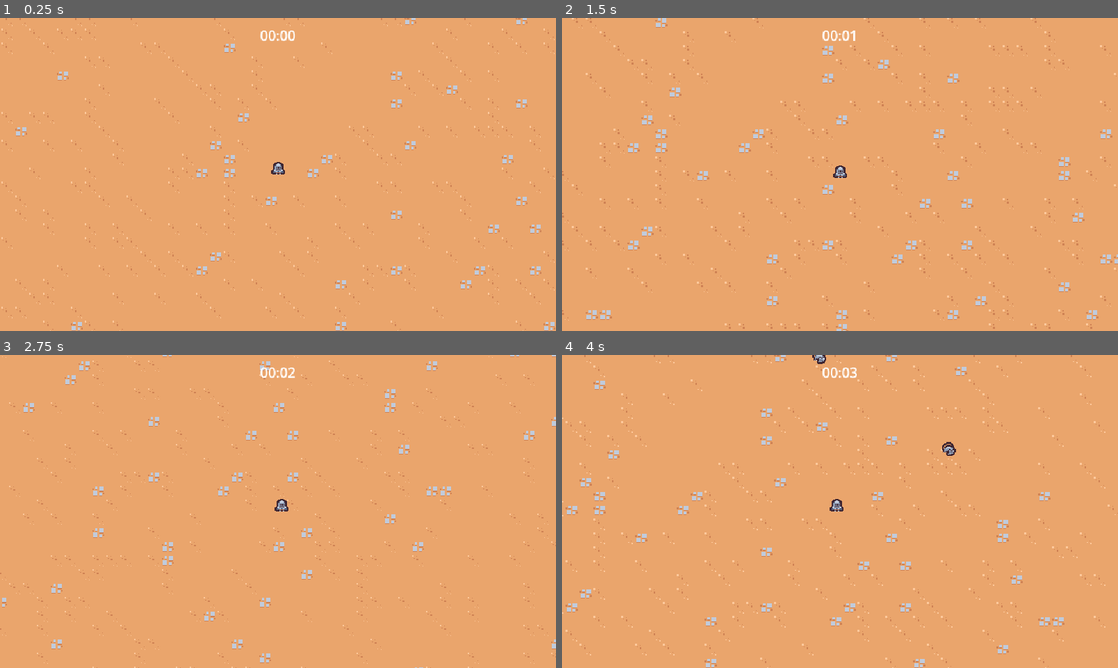
Above: before the commit, frames 1-4 (two rows, left to right).
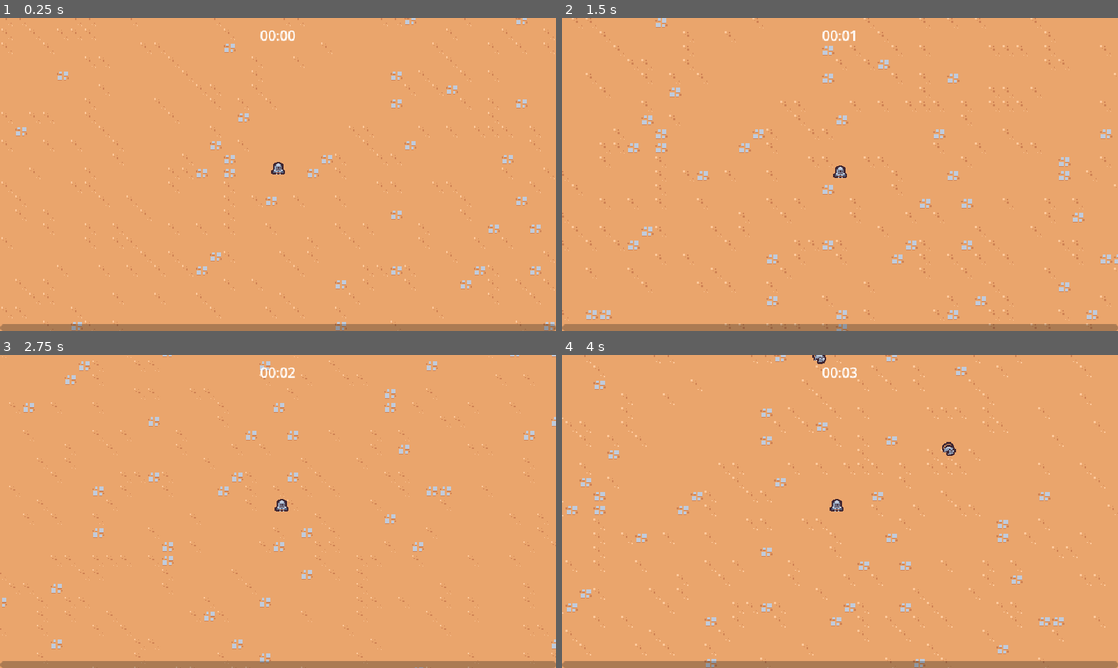
Above: after the commit, the same moments.

Repository: sebasvelasco353/2DSurvivorsCourse
Game: Godot game, scene res://scenes/main/main.tscn
Same seed, same stepped clock (60 frames per second), same inputs: the game is played once before the commit and once after it.
Inputs:
- Up to frame 1 (0.25 s): no input
- Up to frame 2 (1.5 s): tap Enter at 0.5 s; hold D (move_right) 0.53-1.28 s; hold S (move_down) from 1.28 s (still down)
- Up to frame 3 (2.75 s): release S (move_down) at 2.03 s; hold D (move_right) from 2.03 s (still down)
- Up to frame 4 (4 s): release D (move_right) at 2.78 s; hold W (move_up) 2.78-3.53 s; hold A (move_left) from 3.53 s (still down)

The runs differ from the first frame. In frame 1, 2.2% of the frame differs, in the area x 0-100%, y 97-100%; in frame 2, 2.2%; in frame 3, 2.2%; in frame 4, 2.2%.

Commit message:
Finished video 20: Experience Bar

Diff:
--- a/scenes/main/main.tscn
+++ b/scenes/main/main.tscn
@@ -7,11 +7,15 @@
 [ext_resource type="PackedScene" uid="uid://cpclgv1jw8k2h" path="res://scenes/ui/arena_time_ui.tscn" id="1_d1ykh"]
 [ext_resource type="PackedScene" uid="uid://dyrqi0jil0jwm" path="res://scenes/game_object/game_camera/game_camera.tscn" id="1_hx2yp"]
 [ext_resource type="PackedScene" uid="uid://cyha6wvy7r37j" path="res://scenes/manager/experience_manager.tscn" id="2_qplwi"]
+[ext_resource type="PackedScene" uid="uid://shrn4k72r4xb" path="res://scenes/ui/experience_bar.tscn" id="8_wr4qd"]
 
 [node name="Main" type="Node"]
 
 [node name="ArenaTimeUI" parent="." node_paths=PackedStringArray("arena_time_manager") instance=ExtResource("1_d1ykh")]
 arena_time_manager = NodePath("../ArenaTimeManager")
+
+[node name="ExperienceBar" parent="." node_paths=PackedStringArray("experience_manager") instance=ExtResource("8_wr4qd")]
+experience_manager = NodePath("../ExperienceManager")
 
 [node name="ExperienceManager" parent="." instance=ExtResource("2_qplwi")]
 
--- a/scenes/manager/experience_manager.gd
+++ b/scenes/manager/experience_manager.gd
@@ -1,12 +1,24 @@
 extends Node
+
+signal experience_updated(current_experience:float, target_experience:float)
+
+const TARGET_EXPERIENCE_GROWTH = 5
+
 var current_experience: int = 0
+var current_level:int = 1
+var target_experience:int = 5
 
 func _ready():
 	GameEvents.experience_vial_collected.connect(on_experience_vial_collected)
 
 func increment_experience(number:int):
-	current_experience += number
-	print(current_experience)
+	current_experience = min(current_experience + number, target_experience)
+	experience_updated.emit(current_experience, target_experience)
+	if current_experience == target_experience:
+		current_level += 1
+		target_experience += TARGET_EXPERIENCE_GROWTH
+		current_experience = 0
+		experience_updated.emit(current_experience, target_experience)
 
 func on_experience_vial_collected(number:int):
 	increment_experience(number)
--- /dev/null
+++ b/scenes/ui/experience_bar.gd
@@ -0,0 +1,16 @@
+extends CanvasLayer
+
+@export var experience_manager: Node
+@onready var progress_bar = %ProgressBar
+
+func _ready():
+	progress_bar.value = 0
+	experience_manager.experience_updated.connect(on_experience_updated)
+
+func on_experience_updated(current_experience:float, target_experience:float):
+	if target_experience == 0:
+		return
+
+	var percent = current_experience/target_experience
+	print(percent)
+	progress_bar.value = percent
--- /dev/null
+++ b/scenes/ui/experience_bar.tscn
@@ -0,0 +1,24 @@
+[gd_scene load_steps=2 format=3 uid="uid://shrn4k72r4xb"]
+
+[ext_resource type="Script" path="res://scenes/ui/experience_bar.gd" id="1_jjwyb"]
+
+[node name="ExperienceBar" type="CanvasLayer"]
+script = ExtResource("1_jjwyb")
+
+[node name="MarginContainer" type="MarginContainer" parent="."]
+anchors_preset = 15
+anchor_right = 1.0
+anchor_bottom = 1.0
+grow_horizontal = 2
+grow_vertical = 2
+mouse_filter = 2
+
+[node name="ProgressBar" type="ProgressBar" parent="MarginContainer"]
+unique_name_in_owner = true
+custom_minimum_size = Vector2(0, 8)
+layout_mode = 2
+size_flags_vertical = 8
+mouse_filter = 2
+max_value = 1.0
+value = 0.5
+show_percentage = false
Not shown: 1 places in scenes/main/main.tscn that only renumber resources
